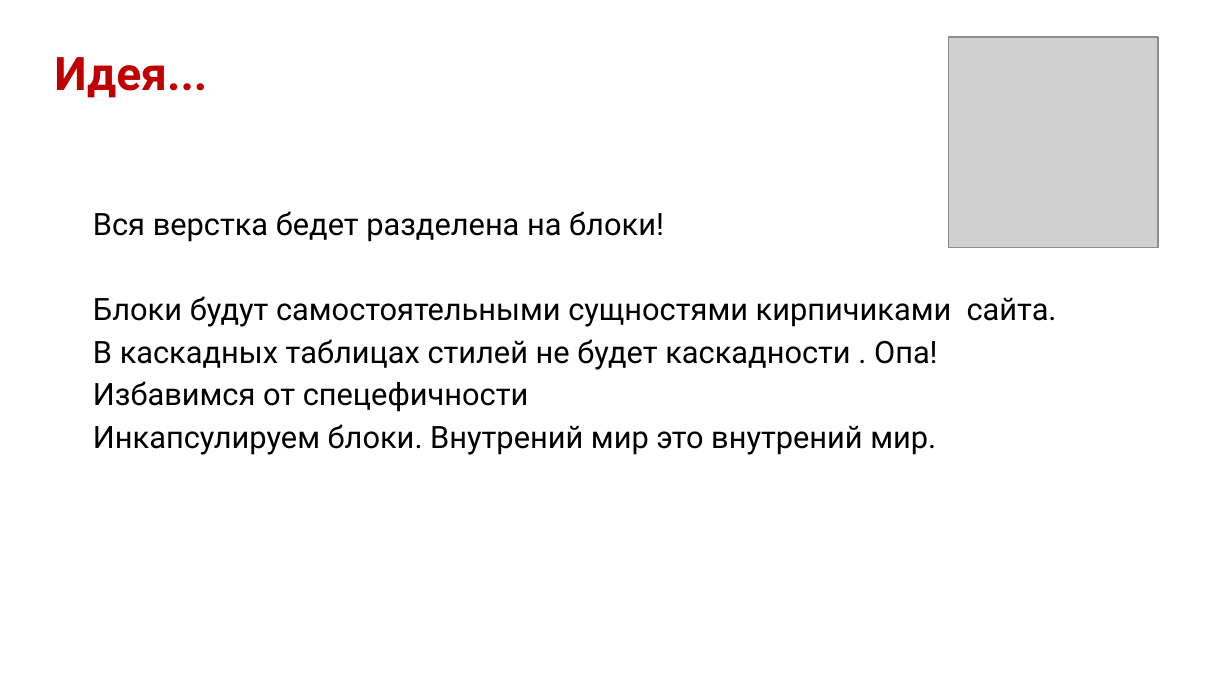
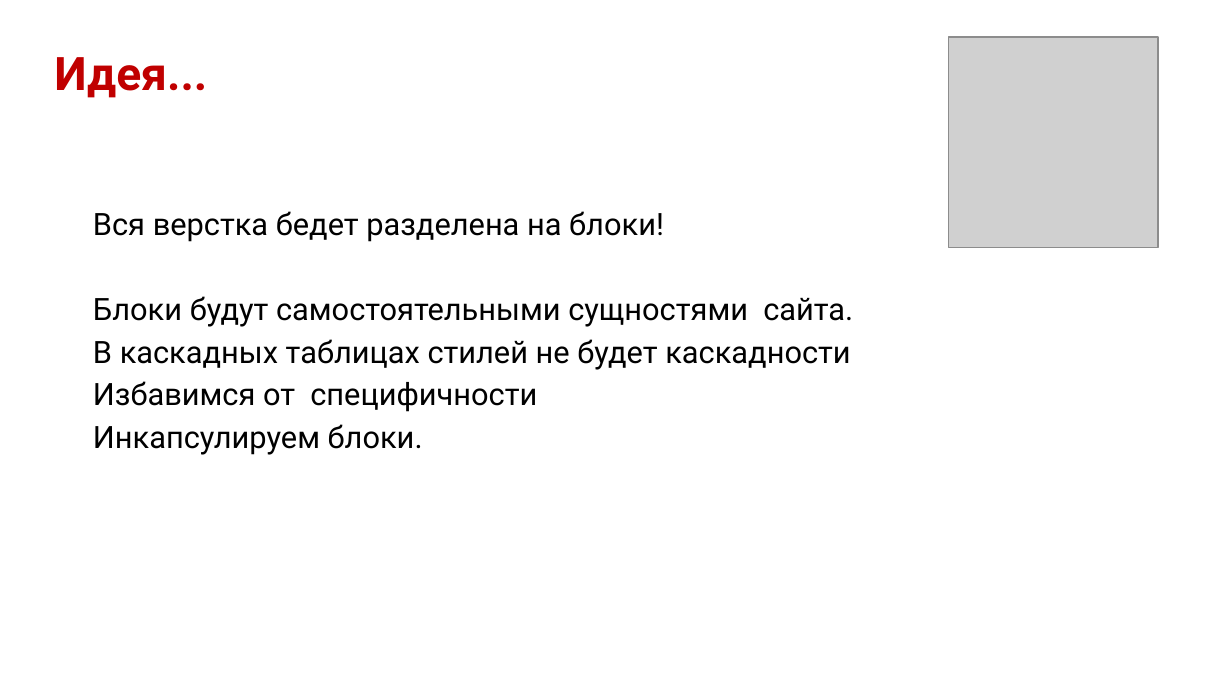
Before and after one commit to dedn/BEM, a slide deck: slide 6 of bem.odp (slide 7 before the commit). Drawn at 1232x693 pixels with LibreOffice and Linux fonts; fonts in the diff are those of the drawing; grey boxes stand for pictures; background and template pictures are left out. Boxes give left, top, right and bottom in pixels: in the first picture for what was removed or moved away, otherwise in the second. Text is boxed around its words. In the diff, an @@ line names an element or a change of style, - is before the commit and + after.

```diff
--- a/bem.odp
+++ b/bem.odp
@@ title at box(93, 211, 853, 455): text changed @@
-Вся верстка бедет разделена на блоки!
-Блоки будут самостоятельными сущностями кирпичиками сайта.
-В каскадных таблицах стилей не будет каскадности . Опа!
-Избавимся от спецефичности
-Инкапсулируем блоки. Внутрений мир это внутрений мир.
+Вся верстка бедет разделена на блоки!
+Блоки будут самостоятельными сущностями сайта.
+В каскадных таблицах стилей не будет каскадности
+Избавимся от специфичности
+Инкапсулируем блоки.
```
Also in this commit, not shown: 6 other slides changed, 7 slides added, 2 slides removed, 11 other files.
